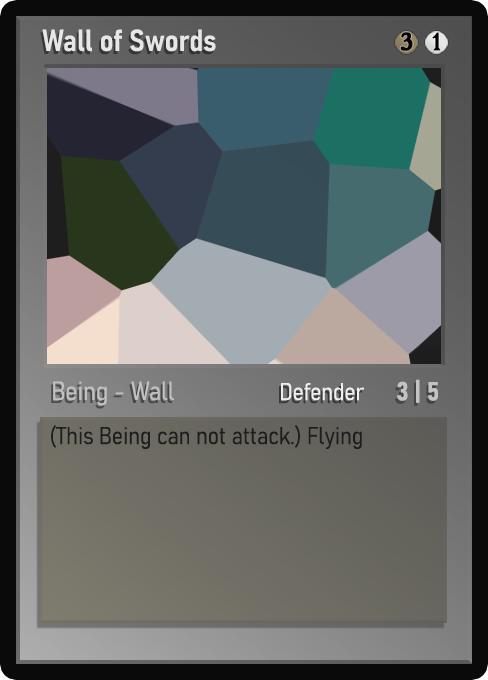
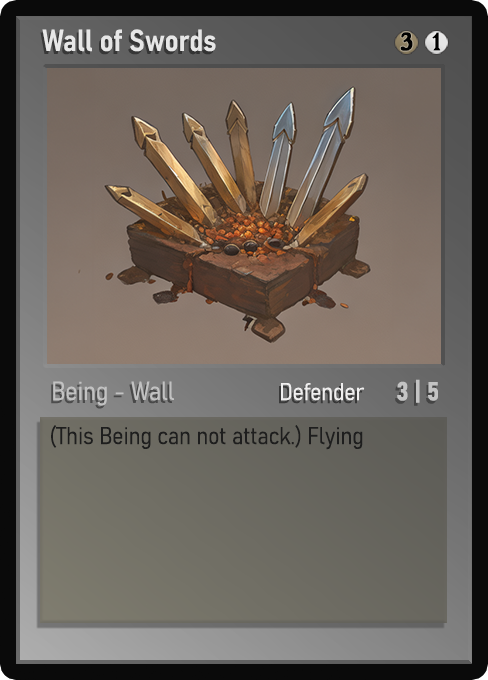
Revision of a layered 488x680 image; what changed, layer by layer:
painted on "Name" over [64, 29, 216, 52]
painted on "AtkDef" over [397, 381, 438, 401]
painted on "Class" over [53, 381, 160, 405]
painted on "Ability" over [289, 383, 354, 401]
painted on "Desc_norm" over [51, 425, 363, 450]
painted on "Artwork" over [47, 68, 441, 364]
